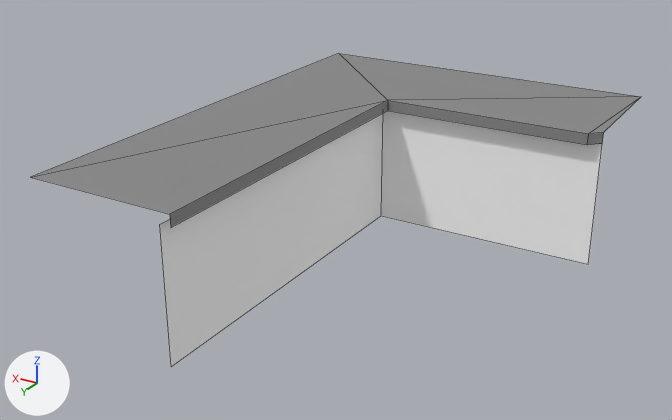
Before and after pictures for a commit that changed the OBJ model FireTrainingSim/Assets/Models/Props/Industrial/prop_counter_01.obj.
The view is the same before and after, from a camera (50 mm lens) standing at (-10.62, 17.81, 7.55) and looking at (-2.87, 4.89, 1.09). The lights are fixed; the arrows at lower left show +X, +Y and +Z. Mesh edges are drawn as thin lines. Where no turn or scale is listed for an object, it has been applied to the vertices.

Names of what the first picture shows: 'Counter_Counter_(1).001'.
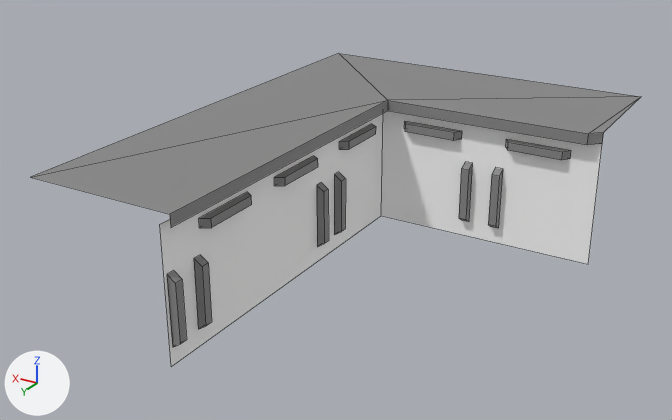
Changed parts and their boxes [x1, y1, x2, y2] in the pictures (672 x 420 px):
part 1 of me_counter_counter__1__001, added
    after: [167, 121, 571, 347]

The change, as a list of edits to the scene's bpy script:
```text
Change me_counter_counter__1__001:
    used by ob_counter_counter__1__001; location = (0.0, 0.0, 0.0)
    remove me_counter_counter__1__001.from_pydata(...)  # 16 vertices, 10 faces; spans x -6.75..0.0, y 0.0..9.0, z 0.0..2.5
    add me_counter_counter__1__001.from_pydata(...)  # 104 vertices, 59 faces; spans x -6.75..0.0, y 0.0..9.0, z 0.0..2.5
    me_counter_counter__1__001 part 1
    44 vertices are added at x -6.22..-2.5, y 2.5..8.79, z 0.3..1.92
    20 new vertices lie (0.0, 0.0, 0.15) away from vertices in x -6.22..-2.5, y 2.5..8.16, z 1.92
    16 new vertices lie (0.0, 0.15, 0.0) away from vertices in x -2.65..-2.5, y 4.19..8.79, z 0.3..1.5
    8 new vertices lie (0.15, 0.0, 0.0) away from vertices in x -5.0..-4.4, y 2.5..2.65, z 0.3..1.5
    49 new faces join them, mat_counter_top (grey #898989)
```
